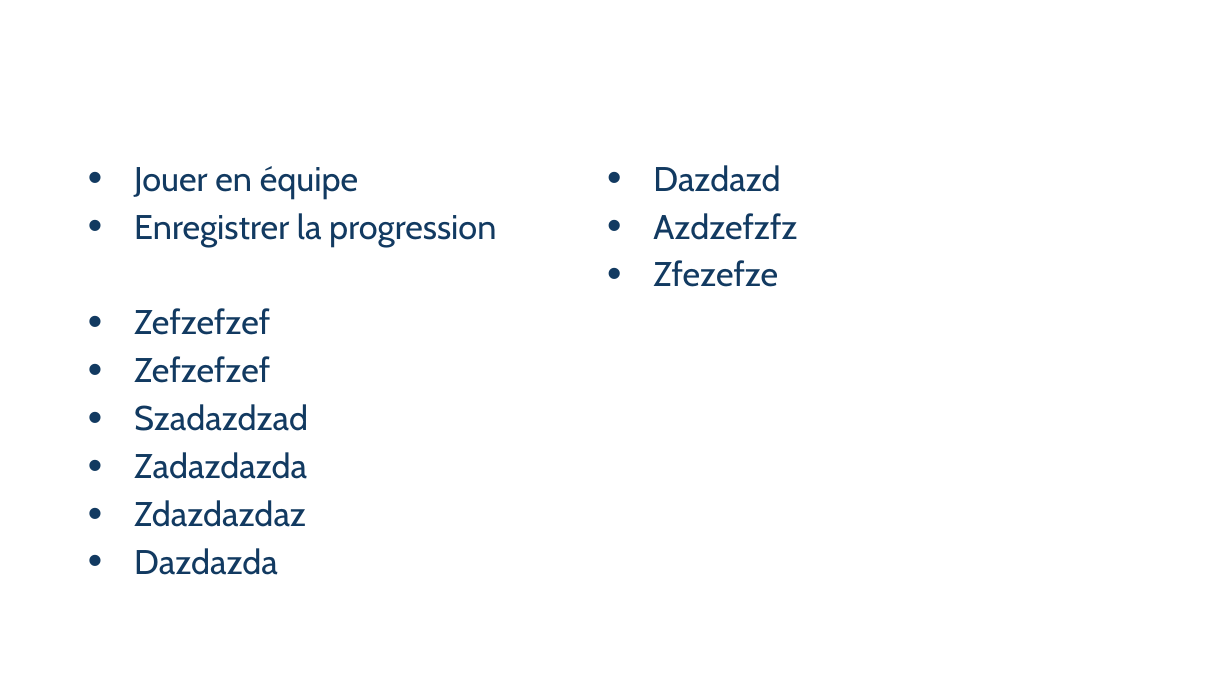
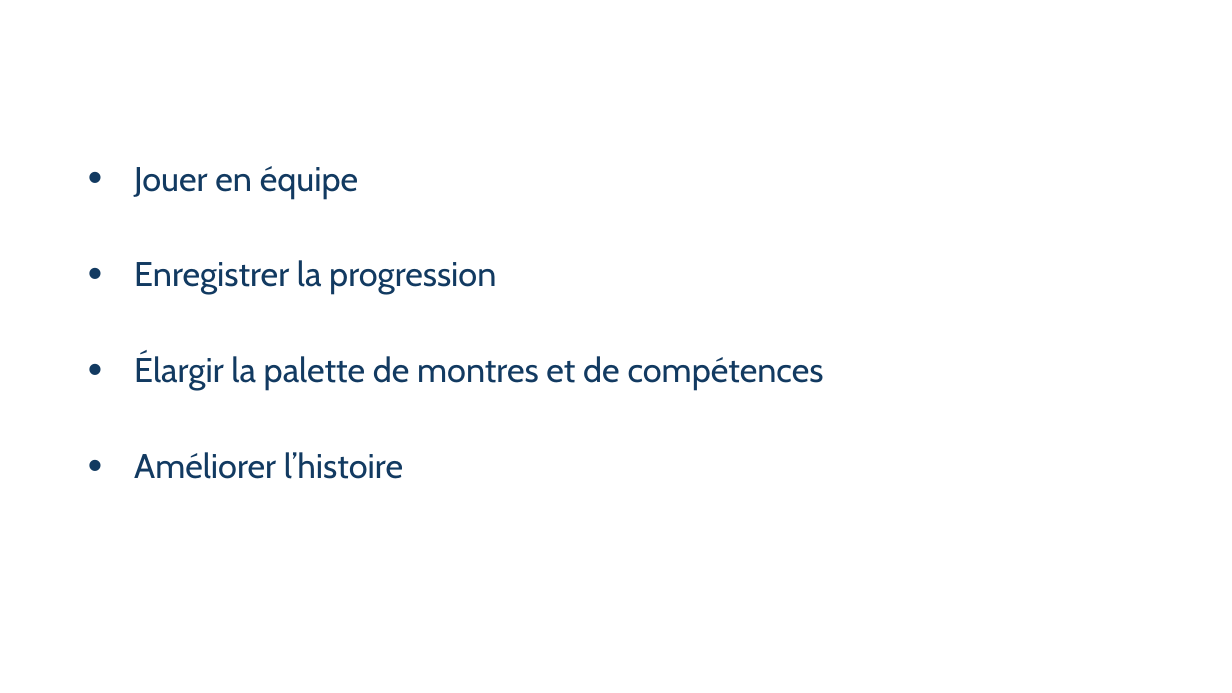
Before and after one commit to PolytechLyon-Etienne-Melanie/RPG, a slide deck: slide 12 of Diapo/DIapo.pptx. Drawn at 1232x693 pixels with LibreOffice and Linux fonts; fonts in the diff are those of the drawing; background and template pictures are left out. Boxes give left, top, right and bottom in pixels: in the first picture for what was removed or moved away, otherwise in the second. Text is boxed around its words. In the diff, an @@ line names an element or a change of style, - is before the commit and + after.

```diff
--- a/Diapo/DIapo.pptx
+++ b/Diapo/DIapo.pptx
@@ text "Jouer en équipe" at [134, 166, 824, 479]: columns 2 to 1 @@
@@ text at [134, 354, 824, 479]: text changed @@
-• Zefzefzef
-• Zefzefzef
-• Szadazdzad
-• Zadazdazda
-• Zdazdazdaz
-• Dazdazda
-• Dazdazd
-• Azdzefzfz
-• Zfezefze
+• Élargir la palette de montres et de compétences
+• Améliorer l’histoire
```
Also in this commit, not shown: 3 other slides changed, 1 other file.
